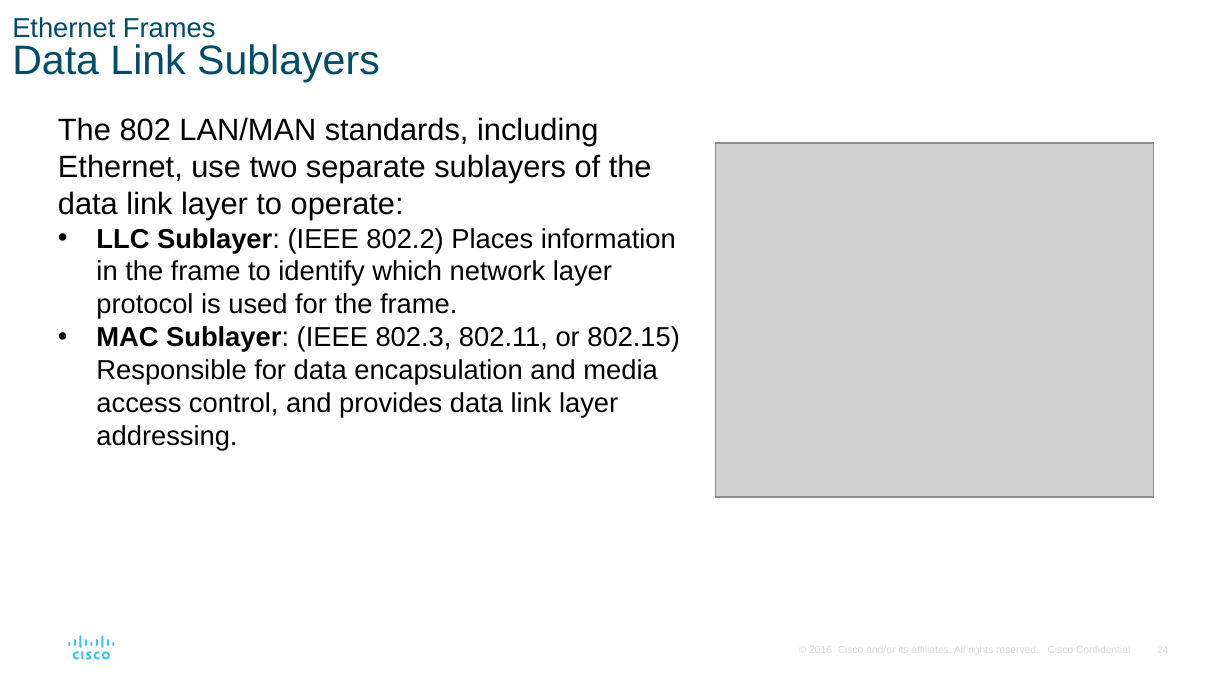
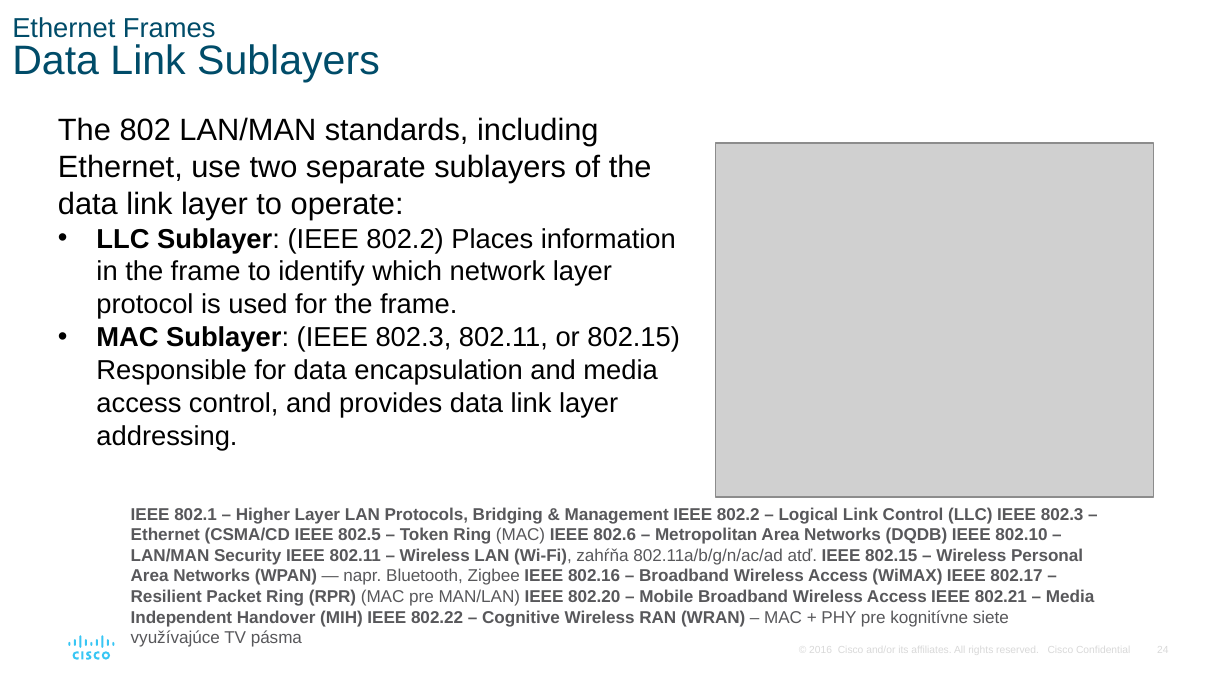
Before and after one commit to jb23lm87/CCNA-V7, a slide deck: slide 24 of ITN_Module_6 - 7.pptx. Drawn at 1232x693 pixels with LibreOffice and Linux fonts; fonts in the diff are those of the drawing; grey boxes stand for pictures. Boxes give left, top, right and bottom in pixels: in the first picture for what was removed or moved away, otherwise in the second. Text is boxed around its words. In the diff, an @@ line names an element or a change of style, - is before the commit and + after.

```diff
--- a/ITN_Module_6 - 7.pptx
+++ b/ITN_Module_6 - 7.pptx
@@ text added at [131, 507, 1094, 647], 10 pt, text #58585B, bold @@
+IEEE 802.1 – Higher Layer LAN Protocols, Bridging & Management IEEE 802.2 – Logical Link Control (LLC) IEEE 802.3 – Ethernet (CSMA/CD IEEE 802.5 – Token Ring (MAC) IEEE 802.6 – Metropolitan Area Networks (DQDB) IEEE 802.10 – LAN/MAN Security IEEE 802.11 – Wireless LAN (Wi‑Fi), zahŕňa 802.11a/b/g/n/ac/ad atď. IEEE 802.15 – Wireless Personal Area Networks (WPAN) — napr. Bluetooth, Zigbee IEEE 802.16 – Broadband Wireless Access (WiMAX) IEEE 802.17 – Resilient Packet Ring (RPR) (MAC pre MAN/LAN) IEEE 802.20 – Mobile Broadband Wireless Access IEEE 802.21 – Media Independent Handover (MIH) IEEE 802.22 – Cognitive Wireless RAN (WRAN) – MAC + PHY pre kognitívne siete využívajúce TV pásma
```
Also in this commit, not shown: 2 other slides changed.
